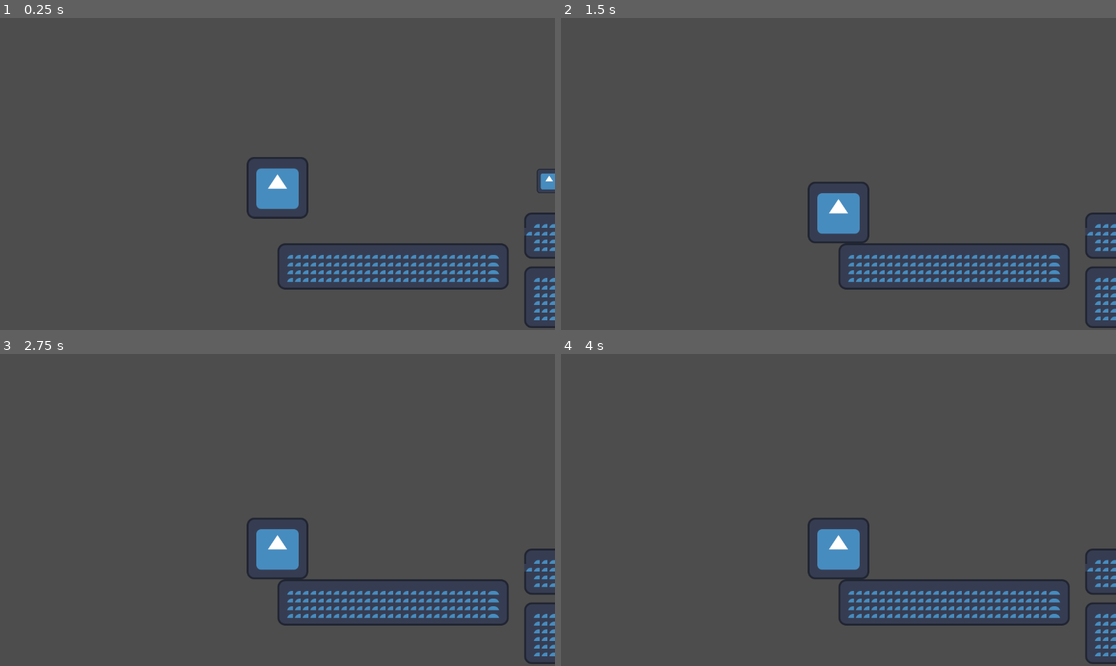
Above: before the commit, frames 1-4 (two rows, left to right).
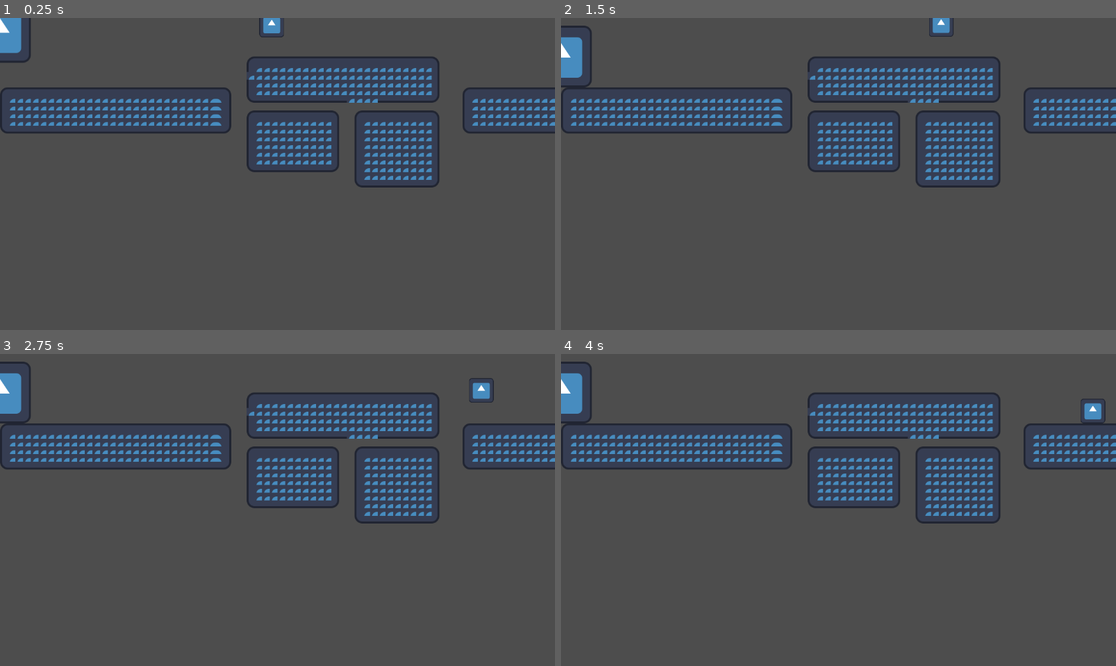
Above: after the commit, the same moments.

Repository: penguinissus/slappy
Game: Godot game, scene res://main.tscn
Same seed, same stepped clock (60 frames per second), same inputs: the game is played once before the commit and once after it. The engine's default icon, where the game draws it, is replaced by a stand-in: a white triangle on a blue panel in a dark square.
Inputs:
- Up to frame 1 (0.25 s): no input
- Up to frame 2 (1.5 s): tap Enter (replay) at 0.5, 1.35 s; hold Right (fetus_right) 0.53-1.28 s; tap Q (launch) at 0.6 s; tap Up (fetus_jump) at 0.77 s; tap Space at 1.25 s; hold Down from 1.28 s (still down)
- Up to frame 3 (2.75 s): tap Up (fetus_jump) at 1.52 s; tap Enter (replay) at 2 s; release Down at 2.03 s; hold Right (fetus_right) from 2.03 s (still down); tap Alt at 2.1 s
- Up to frame 4 (4 s): tap Shift at 2.85 s; tap Up (fetus_jump) at 3.02, 3.77 s; release Right (fetus_right) at 3.53 s; hold Left (fetus_left) from 3.53 s (still down); tap Q (launch) at 3.6 s

The runs differ from the first frame. In frame 1, 11% of the frame differs, in the area x 0-100%, y 0-100%; in frame 2, 11%; in frame 3, 11%, in the area x 0-100%, y 2-100%; in frame 4, 11%.
Error after the commit: Attempt to call function 'add_target' in base 'null instance' on a null instance. (res://scripts/main.gd:6)

Commit message:
removed multitarget camera

Diff:
--- a/camera_2d.tscn
+++ b/camera_2d.tscn
@@ -2,5 +2,5 @@
 
 [ext_resource type="Script" uid="uid://cubhc7t07kc6e" path="res://scripts/camera_2d.gd" id="1_u0e42"]
 
-[node name="multiTargetCamera" type="Camera2D"]
+[node name="Camera2D" type="Camera2D"]
 script = ExtResource("1_u0e42")
--- a/main.tscn
+++ b/main.tscn
@@ -1,11 +1,9 @@
-[gd_scene load_steps=10 format=4 uid="uid://dka1rgcna8rmw"]
+[gd_scene load_steps=9 format=4 uid="uid://dka1rgcna8rmw"]
 
 [ext_resource type="Script" uid="uid://4enxge038up8" path="res://scripts/grandma.gd" id="1_0xm2m"]
 [ext_resource type="Texture2D" uid="uid://cg5dtvx6ghri6" path="res://icon.svg" id="1_ig7tw"]
+[ext_resource type="Script" uid="uid://clbup57ca0cqr" path="res://scripts/main.gd" id="1_lquwl"]
 [ext_resource type="Script" uid="uid://dtcdkwi1l2m3g" path="res://scripts/fetus.gd" id="3_h2yge"]
-[ext_resource type="Script" uid="uid://bksdgdxvdfi1t" path="res://scripts/multi_target_camera.gd" id="4_1bvp3"]
-
-[sub_resource type="GDScript" id="GDScript_h2yge"]
 
 [sub_resource type="RectangleShape2D" id="RectangleShape2D_0xm2m"]
 size = Vector2(128, 128)
@@ -147,7 +145,7 @@
 sources/0 = SubResource("TileSetAtlasSource_ig7tw")
 
 [node name="main" type="Node"]
-script = SubResource("GDScript_h2yge")
+script = ExtResource("1_lquwl")
 
 [node name="grandma" type="CharacterBody2D" parent="."]
 script = ExtResource("1_0xm2m")
@@ -172,6 +170,3 @@
 [node name="TileMapLayer" type="TileMapLayer" parent="."]
 tile_map_data = PackedByteArray("AAAAAAkAAAAAAAAAAAABAAkAAAABAAAAAAACAAkAAAABAAAAAAADAAkAAAABAAAAAAAEAAkAAAABAAAAAAAFAA …(22112 unchanged characters)…
 tile_set = SubResource("TileSet_0xm2m")
-
-[node name="MultiTargetCamera" type="Camera2D" parent="."]
-script = ExtResource("4_1bvp3")
--- a/scripts/camera_2d.gd
+++ /dev/null
@@ -1,42 +0,0 @@
-extends Camera2D
-
-@export var move_speed = 0.5 #camera position lerp speed
-@export var zoom_speed = 0.05 #camera zoom lerp speed
-@export var min_zoom = 1.5
-@export var max_zoom = 5
-@export var margin = Vector2(400, 200) #include buffer area around margin
-
-var targets = []
-
-@onready var screen_size = get_viewport_rect().size
-
-func add_target(t):
-	if not t in targets:
-		targets.append(t)
-
-func remove_target(t):
-	if t in targets:
-		targets.remove(t)
-
-func _process(delta):
-	if !targets:
-		return
-	#keep camera centered
-	var p = Vector2.ZERO
-	for target in targets:
-		p += target.position
-	p /= targets.size()
-	position = lerp(position, p, move_speed)
-
-	#find zoom that will contain all targets
-	var r = Rect2(position, Vector2.ONE)
-	for target in targets:
-		r = r.expand(target.position)
-	r = r.grow_individual(margin.x, margin.y, margin.x, margin.y)
-	var d = max(r.size.x, r.size.y)
-	var z
-	if r.size.x > r.size.y * screen_size.aspect():
-		z = clamp(r.size.x / screen_size.x, min_zoom, max_zoom)
-	else:
-		z = clamp(r.size.y / screen_size.y, min_zoom, max_zoom)
-	zoom = lerp(zoom, Vector2.ONE*2, zoom_speed)
--- /dev/null
+++ b/scripts/main.gd
@@ -0,0 +1,7 @@
+extends Node
+
+var debug = false
+
+func _ready():
+	$MultiTargetCamera.add_target($grandma)
+	$MultiTargetCamera.add_target($fetus)
--- a/scripts/multi_target_camera.gd
+++ /dev/null
@@ -1,42 +0,0 @@
-extends Camera2D
-
-@export var move_speed = 0.5 #camera position lerp speed
-@export var zoom_speed = 0.05 #camera zoom lerp speed
-@export var min_zoom = 1.5
-@export var max_zoom = 5
-@export var margin = Vector2(400, 200) #include buffer area around margin
-
-var targets = []
-
-@onready var screen_size = get_viewport_rect().size
-
-func add_target(t):
-	if not t in targets:
-		targets.append(t)
-
-func remove_target(t):
-	if t in targets:
-		targets.remove(t)
-
-func _process(delta):
-	if !targets:
-		return
-	#keep camera centered
-	var p = Vector2.ZERO
-	for target in targets:
-		p += target.position
-	p /= targets.size()
-	position = lerp(position, p, move_speed)
-
-	#find zoom that will contain all targets
-	var r = Rect2(position, Vector2.ONE)
-	for target in targets:
-		r = r.expand(target.position)
-	r = r.grow_individual(margin.x, margin.y, margin.x, margin.y)
-	var d = max(r.size.x, r.size.y)
-	var z
-	if r.size.x > r.size.y * screen_size.aspect():
-		z = clamp(r.size.x / screen_size.x, min_zoom, max_zoom)
-	else:
-		z = clamp(r.size.y / screen_size.y, min_zoom, max_zoom)
-	zoom = lerp(zoom, Vector2.ONE*2, zoom_speed)
Not shown, added: images/Fetus_Crawl.png.import
Not shown, added: images/Fetus_Scoop.png.import
Not shown, removed: scripts/camera_2d.gd.uid
Not shown, added: scripts/main.gd.uid
Not shown, removed: scripts/multi_target_camera.gd.uid
